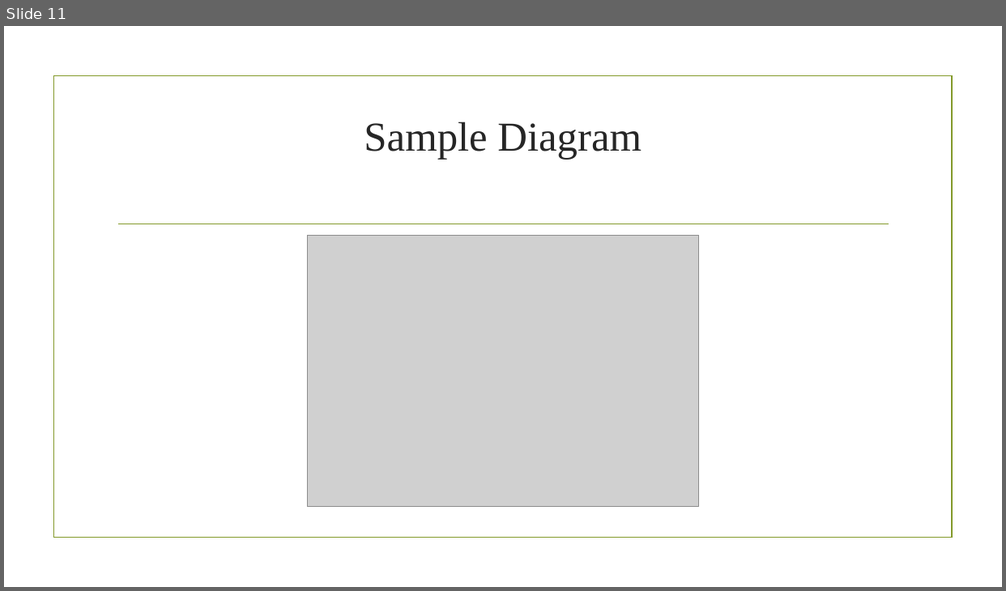
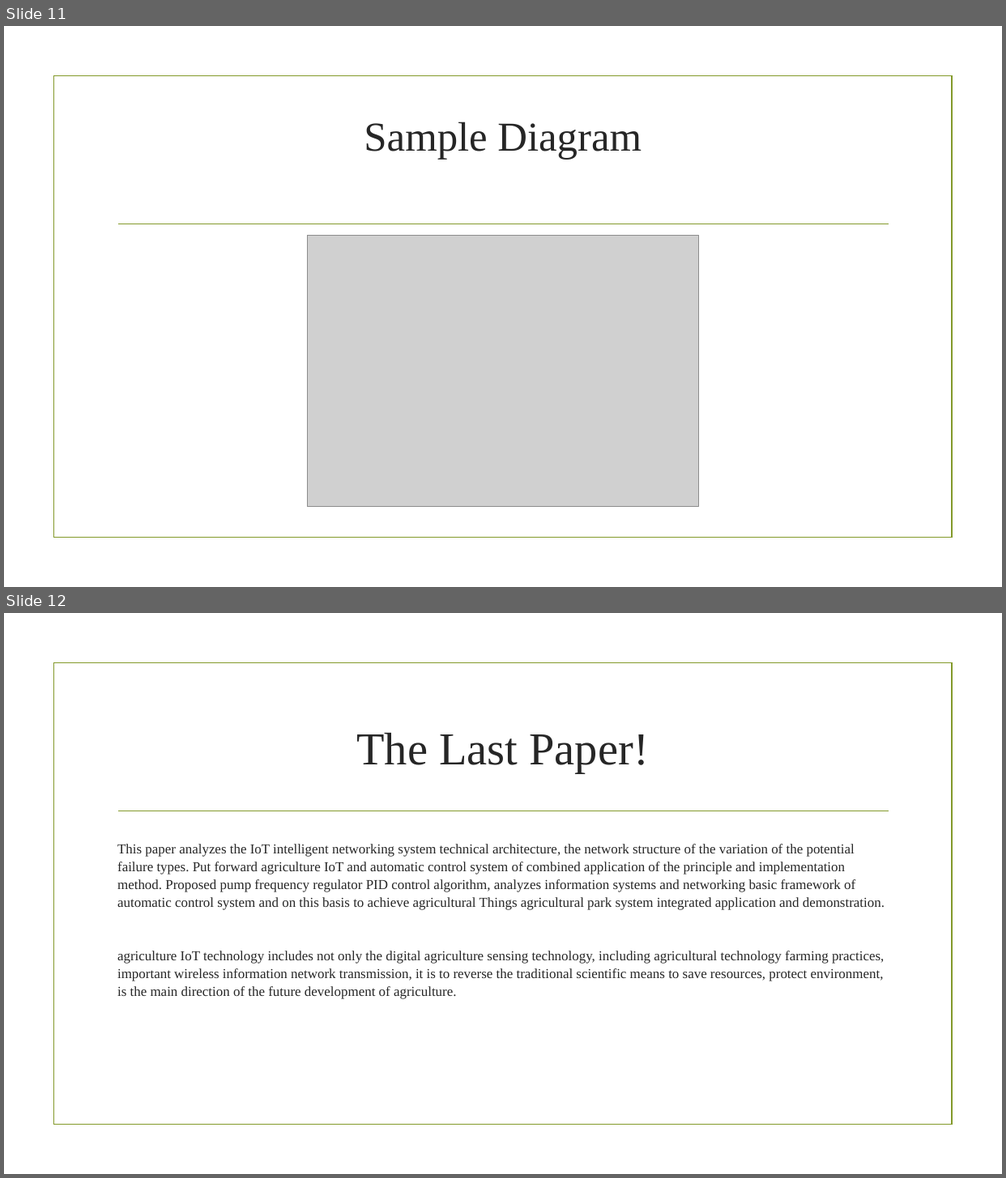
Before and after one commit to aminabyaneh/smart-greenhouse, a slide deck: docs/slides/Smart_Greenhouse_NO1.pptx. Shown one above the other, each under a label of ours: slide 11 before the commit, slides 11 and 12 after it. The pictures are 1006x591 and 1006x1178 pixels, drawn with LibreOffice and Linux fonts; fonts in the diff are those of the drawing; grey boxes stand for pictures; background and template pictures are left out. Boxes give left, top, right and bottom in pixels: in the first picture for what was removed or moved away, otherwise in the second. Text is boxed around its words. In the diff, an @@ line names an element or a change of style, - is before the commit and + after.

```diff
--- a/docs/slides/Smart_Greenhouse_NO1.pptx
+++ b/docs/slides/Smart_Greenhouse_NO1.pptx
@@ slide 12 added at box(4, 613, 1002, 1174), background picture (left out); not listed: 2 template elements that a slide beside it also shows @@
@@ title added at box(357, 733, 649, 773), 44 pt, text #262626 @@
+The Last Paper!
@@ text added at box(117, 844, 884, 999), 13.2 pt, text #262626 @@
+This paper analyzes the IoT intelligent networking system technical architecture, the network structure of the variation of the potential failure types. Put forward agriculture IoT and automatic control system of combined application of the principle and implementation method. Proposed pump frequency regulator PID control algorithm, analyzes information systems and networking basic framework of automatic control system and on this basis to achieve agricultural Things agricultural park system integrated application and demonstration.
+agriculture IoT technology includes not only the digital agriculture sensing technology, including agricultural technology farming practices, important wireless information network transmission, it is to reverse the traditional scientific means to save resources, protect environment, is the main direction of the future development of agriculture.
```
Also in this commit, not shown: 10 slides changed, 7 other slides added.
